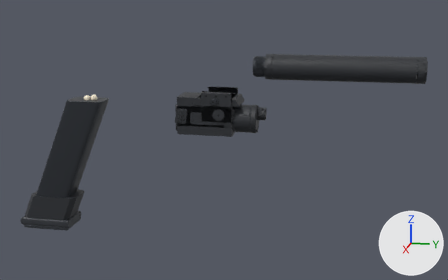
An edit to the glTF model assets/models/replicaParts/pistol.glb, drawn before and after from the same camera.
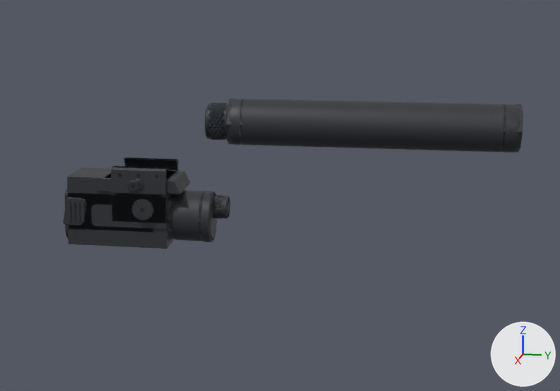
Each version is shown whole from a camera (50 mm lens) standing at (0.479, 0.171, 0.07) and looking at (-0.004, 0.075, -0.051), then close up on the part from 31% to 100% of the width and 0% to 77% of the height. Lighting does not change. The marker at lower right points along +X, +Y and +Z. The last two pictures show the newer version. Where no turn or scale is listed for an object, it has been applied to the vertices. Vertices at exactly the same position are counted once.

Names of what the first close-up shows: 'laser_redLaser', 'laser_redLaser_Figure', 'light_weaponTorch', 'light_weaponTorch_Figure', 'muzzle_silencer', 'muzzle_silencer_Figure'.
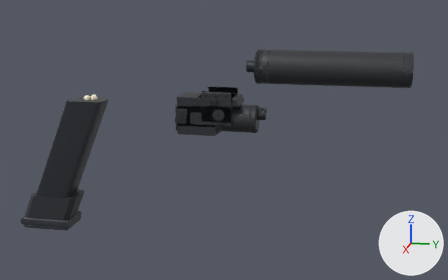
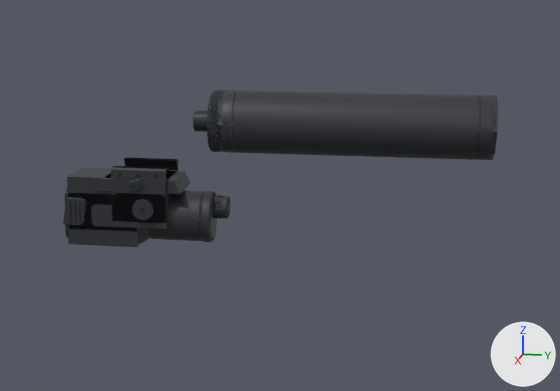
Edits to the scene script, one JSON object a line:
```json
{"block": "me_muzzle_silencer_001", "where": "# used by ob_muzzle_silencer; location = (0.0, 0.0996, 0.0105)"}
{"op": "remove", "block": "me_muzzle_silencer_001", "code": "me_muzzle_silencer_001.from_pydata(...)  # 1446 vertices, 2908 faces; spans x -0.0098..0.0098, y -0.0005..0.128, z -0.0098..0.0098"}
{"op": "add", "block": "me_muzzle_silencer_001", "code": "me_muzzle_silencer_001.from_pydata(...)  # 1554 vertices, 3096 faces; spans x -0.0132..0.0132, y -0.006..0.118, z -0.0132..0.0132"}
{"block": "me_muzzle_silencer_001", "change": "me_muzzle_silencer_001 part 1: the loose piece of 945 vertices spanning x -0.0098..0.0098, y 0.008..0.128, z -0.0098..0.0098 is rebuilt with 865 vertices and now spans x -0.0132..0.0132, y 0.006..0.118, z -0.0132..0.0132, in mat_detail (dark grey #2b2e33)"}
{"block": "me_muzzle_silencer_001", "change": "me_muzzle_silencer_001 part 2: a new loose piece of 384 vertices spanning x -0.0132..0.0132, y 0.0019..0.006, z -0.0132..0.0132, in mat_metal (dark grey #3c4046)"}
{"block": "me_muzzle_silencer_001", "change": "me_muzzle_silencer_001 part 3: a new loose piece of 225 vertices spanning x -0.0129..0.0129, y -0.006..0.0019, z -0.0129..0.0129, in mat_metal (dark grey #3c4046)"}
{"block": "me_muzzle_silencer_001", "change": "me_muzzle_silencer_001 part 4: 421 vertices removed from x -0.0081..0.0081, y -0.0005..0.008, z -0.0081..0.0081"}
{"block": "me_muzzle_silencer_001", "change": "other edits to the shape of me_muzzle_silencer_001 do not show in these pictures"}
{"block": "me_muzzle_silencer_figure_001", "where": "# used by ob_muzzle_silencer_figure; location = (0.0, 0.0996, 0.0105)"}
{"op": "remove", "block": "me_muzzle_silencer_figure_001", "code": "me_muzzle_silencer_figure_001.from_pydata(...)  # 18 vertices, 32 faces; spans x -0.0098..0.0098, y 0.009..0.128, z -0.0098..0.0098"}
{"op": "add", "block": "me_muzzle_silencer_figure_001", "code": "me_muzzle_silencer_figure_001.from_pydata(...)  # 18 vertices, 32 faces; spans x -0.0132..0.0132, y 0.006..0.118, z -0.0132..0.0132"}
{"block": "me_muzzle_silencer_figure_001", "change": "me_muzzle_silencer_figure_001 part 5: the whole mesh is scaled about its middle by (1.35, 0.941, 1.35), then moved by (0.0, -0.0065, 0.0)"}
```

What differs and where, as boxes [x1, y1, x2, y2] in the close-ups (560 x 391 px):
```json
{"object": "muzzle_silencer", "change": "reshaped", "before": [205, 98, 521, 153], "after": [193, 90, 496, 160], "on screen": "27% taller"}
{"object": "muzzle_silencer_Figure", "change": "moved, rescaled", "before": [226, 98, 523, 152], "after": [218, 90, 498, 160], "on screen": "29% taller"}
{"part": 1, "of": "me_muzzle_silencer_001", "change": "rebuilt", "before": [224, 98, 521, 153], "after": [220, 90, 496, 160], "on screen": "7% narrower, 27% taller"}
{"part": 2, "of": "me_muzzle_silencer_001", "change": "added", "after": [208, 90, 222, 152]}
{"part": 3, "of": "me_muzzle_silencer_001", "change": "added", "after": [193, 91, 213, 149]}
{"part": 4, "of": "me_muzzle_silencer_001", "change": "deleted", "before": [205, 102, 227, 140]}
```
